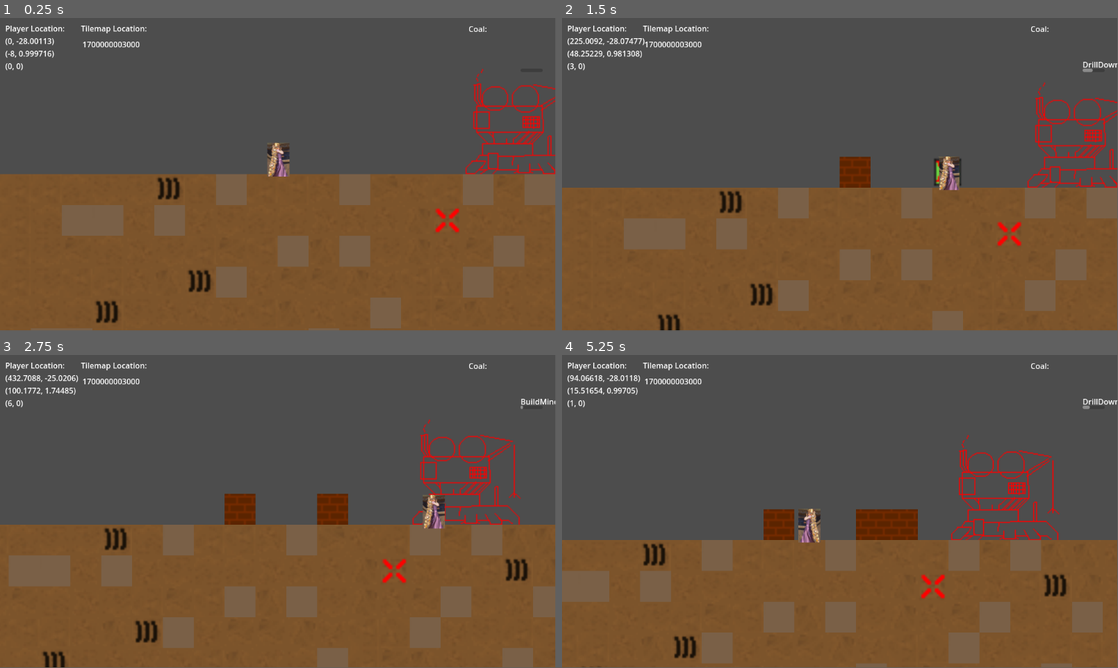
Above: before the commit, frames 1-4 (two rows, left to right).
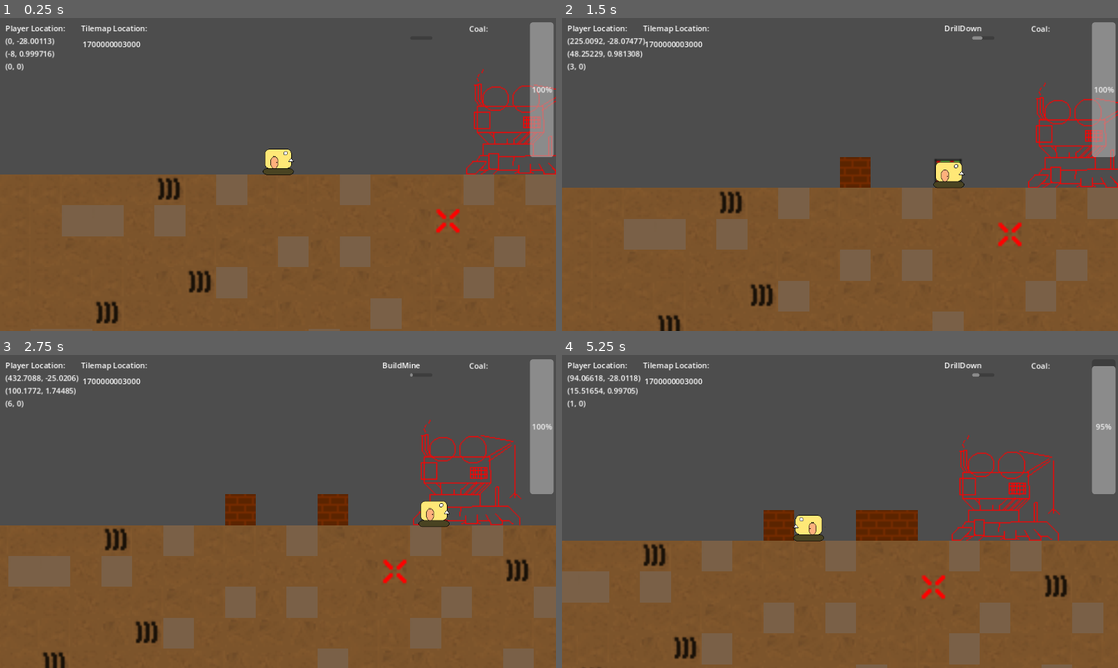
Above: after the commit, the same moments.

Repository: TrakeMuldoon/GodotMineTower
Game: Godot game, scene res://World/world.tscn
Same seed, same stepped clock (60 frames per second), same inputs: the game is played once before the commit and once after it.
Inputs:
- Up to frame 1 (0.25 s): no input
- Up to frame 2 (1.5 s): hold D (go_right) 0.53-1.28 s; tap Z (Wall) at 0.6 s; hold S (go_down) from 1.28 s (still down); tap X (Mark) at 1.35 s
- Up to frame 3 (2.75 s): tap Z (Wall) at 1.55, 2.3 s; release S (go_down) at 2.03 s; hold D (go_right) from 2.03 s (still down); hold M (Mine) from 2.03 s (still down)
- Up to frame 4 (5.25 s): release D (go_right) at 2.78 s; release M (Mine) at 2.78 s; hold Up (go_up) 2.78-3.53 s; tap R (Return) at 2.85 s; tap Z (Wall) at 3.05, 3.8, 4.35, 5.1 s; hold T (UseBuilding) 3.53-4.28 s; hold A (go_left) 3.53-5.03 s; hold S (go_down) from 5.03 s (still down)
In our replay, the window is 799x449 before the commit and 800x450 after it. These sizes can differ from the game's own. Grey fills any space a smaller window leaves; there, only what the larger window draws over its background counts as a difference.

The runs differ from the first frame. In frame 1, 4.3% of the frame differs, in the area x 0-100%, y 0-100%; in frame 2, 4.5%; in frame 3, 5.2%; in frame 4, 5.3%, in the area x 0-100%, y 2-100%.

Commit message:
Added fuel and fuel progress bar

Diff:
--- a/Characters/tank_character.gd
+++ b/Characters/tank_character.gd
@@ -1,14 +1,18 @@
 extends CharacterBody2D
 
 @export var Speed : float = 300.0
-@export var Jump_Velocity : float = -300.0
-@export var Floor_Jump_Velocity : float = -500.0
+@export var Boost_Velocity : float = -300.0
+@export var Floor_Boost_Velocity : float = -500.0
+@export var Max_Boost_Velocity : float = -800.0
+@export var FuelTankSize : int = 100
 signal character_moved
 signal drilled
 signal build_wall
 signal mark_my_cell
 signal build_mine
 signal inventory_modified
+signal fuel_modified
+
 
 # Get the gravity from the project settings to be synced with RigidBody nodes.
 var gravity = ProjectSettings.get_setting("physics/2d/default_gravity")
@@ -42,10 +46,7 @@
 
 	# Handle jump.
 	if Input.is_action_just_pressed("go_up"):
-		if is_on_floor(): # and is_on_floor():
-			velocity.y = Floor_Jump_Velocity
-		else:
-			velocity.y = Jump_Velocity
+		Jump()
 
 	if Input.is_action_pressed("go_down") and is_on_floor():
 		ACTION_TIMER.ExecOnElapsed("DrillDown", Drill_Down)
@@ -78,6 +79,20 @@
 
 	character_moved.emit(position)
 
+var fuel = FuelTankSize
+func Jump():
+	if is_on_floor(): # and is_on_floor():
+		velocity.y = Floor_Boost_Velocity
+	else:
+		velocity.y = Boost_Velocity
+	if velocity.y < Max_Boost_Velocity:
+		velocity.y = Max_Boost_Velocity
+	else:
+		fuel -= 5
+		var fuel_percent = float(fuel) / FuelTankSize
+		fuel_modified.emit(fuel_percent)
+
+
 func Build_Mine_Maybe():
 	var my_cell = Get_My_Cell()
 	if(tilemap.Can_Build_At(my_cell)):
@@ -104,18 +119,18 @@
 	var my_loc = Get_My_Cell()
 
 	position.y -= 64 # move me out of the way
-	velocity.y = Jump_Velocity * 0.1
+	velocity.y = Boost_Velocity * 0.1
 
 	build_wall.emit(my_loc)
 
 func Drill_Down():
-	velocity.y = Jump_Velocity * 0.1
+	velocity.y = Boost_Velocity * 0.1
 	var my_loc = Get_My_Cell()
 	var drill_loc = Vector2(my_loc.x, my_loc.y + 1)
 	drilled.emit(drill_loc)
 
 func Drill_Side(direction):
-	velocity.y = Jump_Velocity * 0.1
+	velocity.y = Boost_Velocity * 0.1
 	var my_loc = Get_My_Cell()
 	var drill_loc = Vector2(my_loc.x + (direction), my_loc.y)
 	drilled.emit(drill_loc)
--- a/Characters/tank_character.tscn
+++ b/Characters/tank_character.tscn
@@ -89,8 +89,8 @@
 [node name="AnimatedSprite2D" type="AnimatedSprite2D" parent="."]
 position = Vector2(0, -2)
 sprite_frames = SubResource("SpriteFrames_8i8wp")
-animation = &"rapunzel"
-autoplay = "rapunzel"
+animation = &"idle"
+autoplay = "idle"
 
 [node name="CollisionShape2D" type="CollisionShape2D" parent="."]
 rotation = 1.5708
--- a/HUD/hud.gd
+++ b/HUD/hud.gd
@@ -29,3 +29,7 @@
 func _on_inventory_modified():
 	$TankInventory.text = Globals.TANK_INVENTORY.HUD_printout()
 	$WorldInventory.text = Globals.GLOBAL_INVENTORY.HUD_printout()
+
+
+func _on_tank_character_fuel_modified(fuel_percentage):
+	$FuelTank.value = fuel_percentage * 100
--- a/HUD/hud.tscn
+++ b/HUD/hud.tscn
@@ -42,14 +42,22 @@
 horizontal_alignment = 2
 
 [node name="ActionTimerBar" type="ProgressBar" parent="."]
-offset_left = 1080.0
-offset_top = 105.0
-offset_right = 1126.0
-offset_bottom = 112.0
+offset_left = 850.0
+offset_top = 38.0
+offset_right = 896.0
+offset_bottom = 45.0
 show_percentage = false
 
 [node name="ActionTimerLabel" type="Label" parent="."]
-offset_left = 1080.0
-offset_top = 85.0
-offset_right = 1120.0
-offset_bottom = 108.0
+offset_left = 792.0
+offset_top = 10.0
+offset_right = 832.0
+offset_bottom = 33.0
+
+[node name="FuelTank" type="ProgressBar" parent="."]
+offset_left = 1098.0
+offset_top = 9.0
+offset_right = 1147.0
+offset_bottom = 288.0
+value = 100.0
+fill_mode = 3
--- a/World/world.tscn
+++ b/World/world.tscn
@@ -39,5 +39,6 @@
 [connection signal="build_wall" from="TankCharacter" to="WorldLevel" method="_on_backup_character_build_wall"]
 [connection signal="character_moved" from="TankCharacter" to="HUD" method="_on_backup_character_character_moved"]
 [connection signal="drilled" from="TankCharacter" to="WorldLevel" method="_on_backup_character_drilled"]
+[connection signal="fuel_modified" from="TankCharacter" to="HUD" method="_on_tank_character_fuel_modified"]
 [connection signal="inventory_modified" from="TankCharacter" to="HUD" method="_on_tank_character_inventory_modified"]
 [connection signal="mark_my_cell" from="TankCharacter" to="WorldLevel" method="_on_tank_character_mark_my_cell"]
--- a/project.godot
+++ b/project.godot
@@ -18,6 +18,10 @@
 [autoload]
 
 Globals="*res://SupportScripts/Globals.gd"
+
+[display]
+
+window/stretch/mode="canvas_items"
 
 [input]
 
